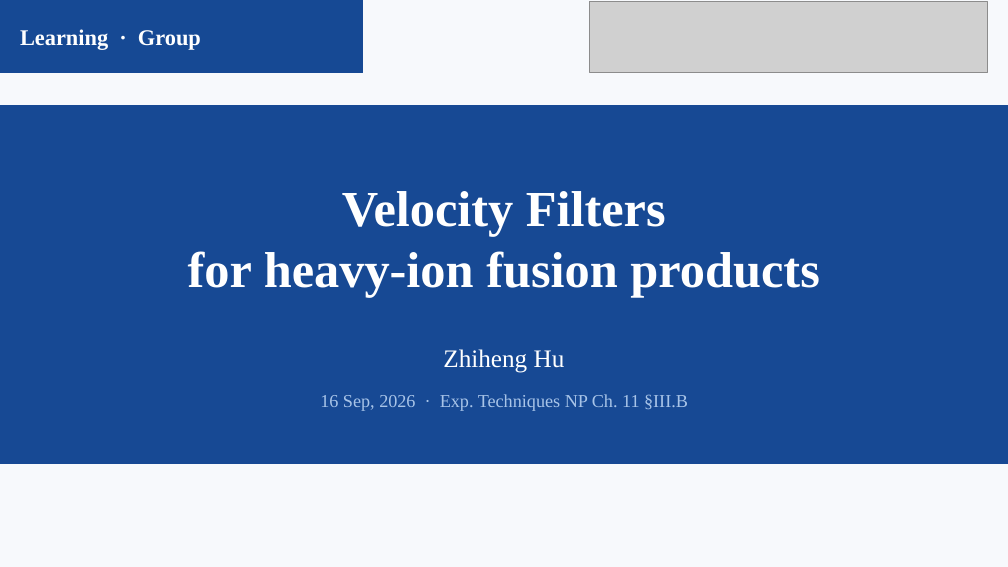
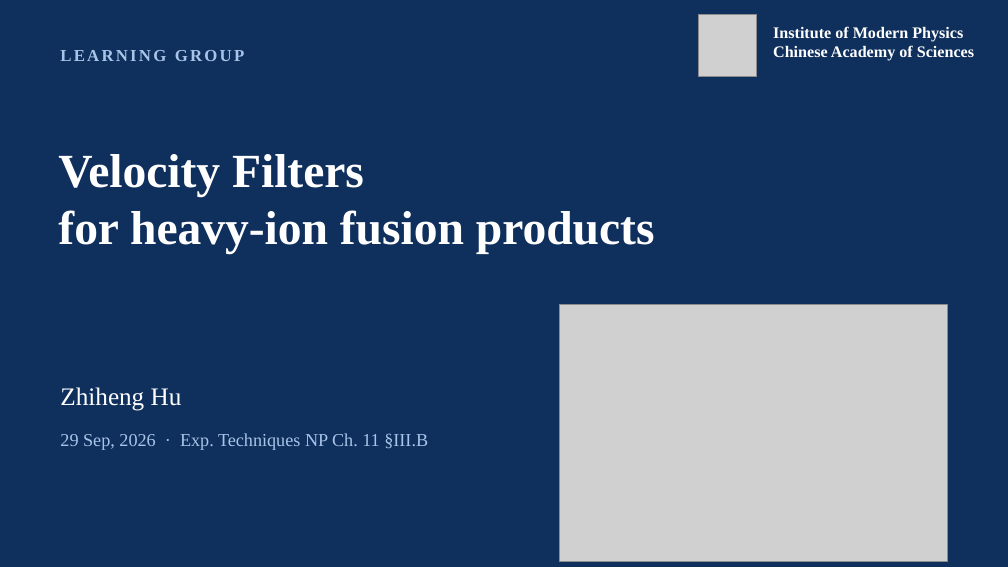
Before and after one commit to Edfghdrtxxx/OrbitOS, a slide deck: slide 1 of 70_Presentations/717_Learning Group-20260916/Velocity Filters Human.pptx. Drawn at 1008x567 pixels with LibreOffice and Linux fonts; fonts in the diff are those of the drawing; grey boxes stand for pictures. Boxes give left, top, right and bottom in pixels: in the first picture for what was removed or moved away, otherwise in the second. Text is boxed around its words. In the diff, an @@ line names an element or a change of style, - is before the commit and + after.

```diff
--- a/70_Presentations/717_Learning Group-20260916/Velocity Filters Human.pptx
+++ b/70_Presentations/717_Learning Group-20260916/Velocity Filters Human.pptx
@@ background #F7F9FC to #0F2F5C @@
@@ rectangle removed at [0,0,363,73] @@
@@ picture removed at [590,2,988,73] @@
@@ picture added at [699,14,757,77] @@
@@ text added at [773,26,974,61], 11.5 pt, text #FFFFFF, bold @@
+Institute of Modern Physics
+Chinese Academy of Sciences
@@ text at [60,50,244,61]: text changed; size 16 to 12 pt; text colour #FFFFFF to #A8C4E8 @@
-Learning · Group
+LEARNING GROUP
@@ rectangle removed at [0,106,1008,464] @@
@@ text "Velocity Filters": place and size @@
-text "Velocity Filters" at [188,191,819,297]
+text "Velocity Filters" at [58,154,655,254]
@@ text "Velocity Filters" at [58,154,655,254]: size 36 to 34 pt; alignment centre to left @@
@@ picture added at [559,304,948,561] @@
@@ text "Zhiheng Hu": place and size @@
-text "Zhiheng Hu" at [443,349,565,373]
+text "Zhiheng Hu" at [60,387,182,411]
@@ text "Zhiheng Hu" at [60,387,182,411]: alignment centre to left @@
@@ text at [60,433,428,450]: text changed @@
-16 Sep, 2026 · Exp. Techniques NP Ch. 11 §III.B
+29 Sep, 2026 · Exp. Techniques NP Ch. 11 §III.B
```
Also in this commit, not shown: 15 other slides changed, 2 slides added, 2 slides removed, 46 other files.
